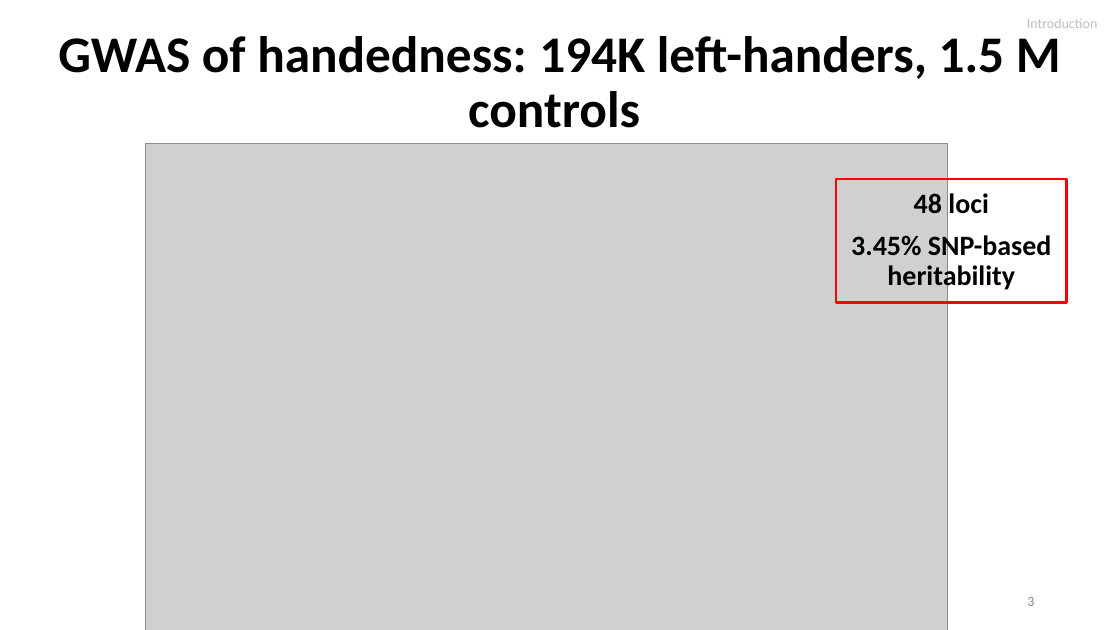
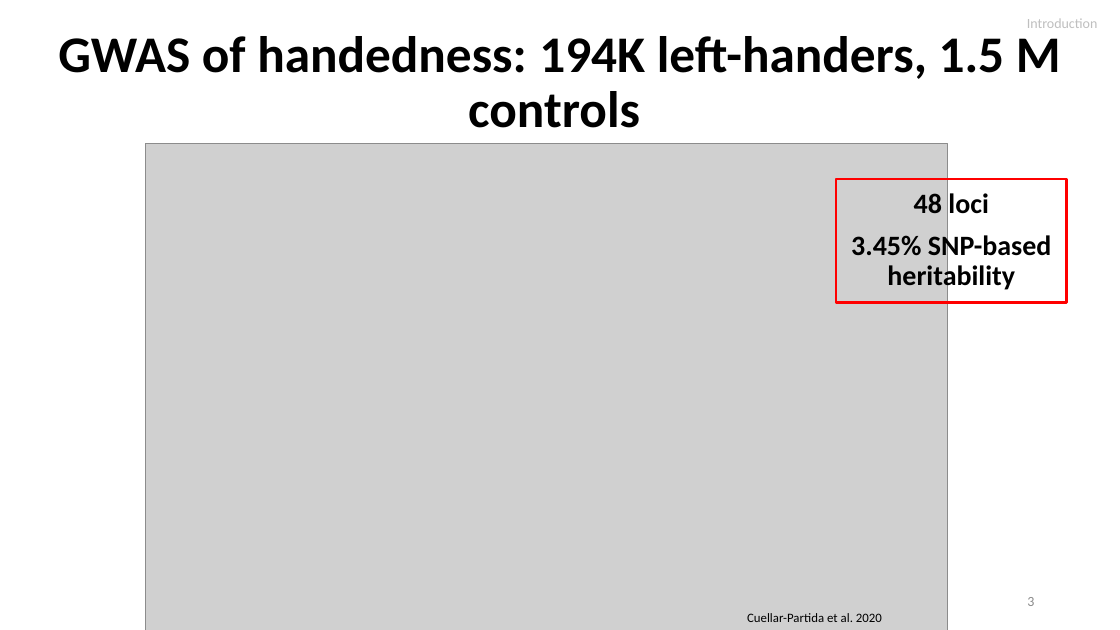
Before and after one commit to igarcia17/EHI_laterality, a slide deck: slide 3 of NorthSeaLateralityCongress_InesGarciaOrtiz.pptx. Drawn at 1120x630 pixels with LibreOffice and Linux fonts; fonts in the diff are those of the drawing; grey boxes stand for pictures. Boxes give left, top, right and bottom in pixels: in the first picture for what was removed or moved away, otherwise in the second. Text is boxed around its words. In the diff, an @@ line names an element or a change of style, - is before the commit and + after.

```diff
--- a/NorthSeaLateralityCongress_InesGarciaOrtiz.pptx
+++ b/NorthSeaLateralityCongress_InesGarciaOrtiz.pptx
@@ text added at (747,613,882,622), 11 pt, text #000000 @@
+Cuellar-Partida et al. 2020
```
Also in this commit, not shown: 13 other slides changed, 1 slide removed.
